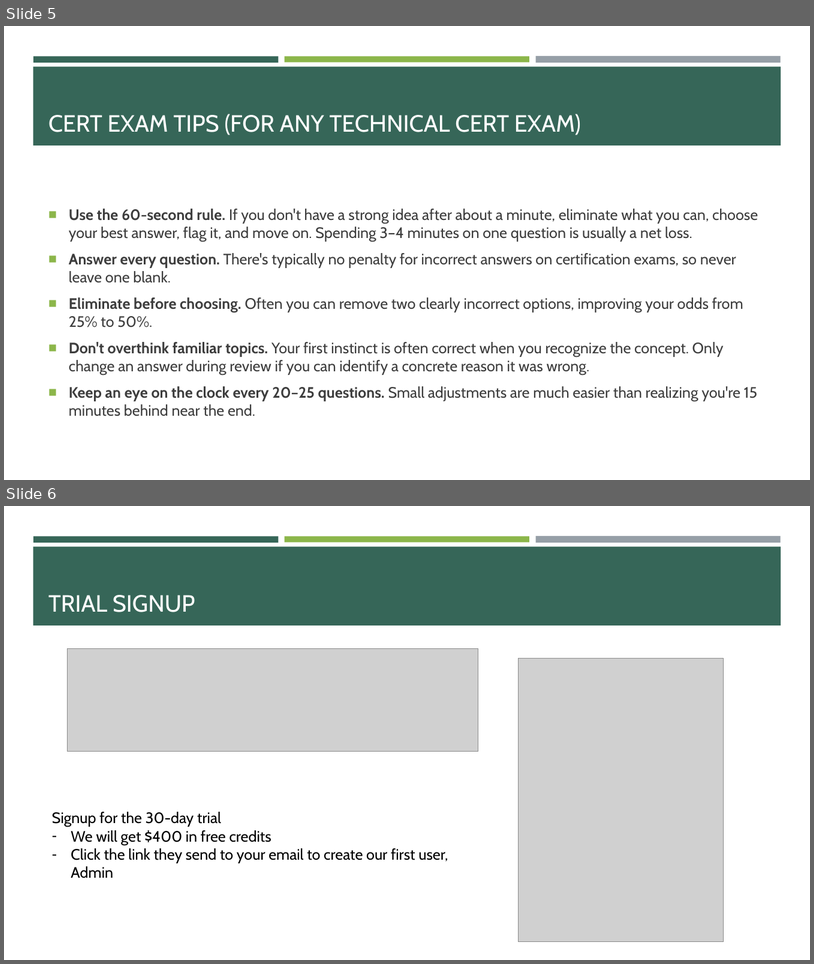
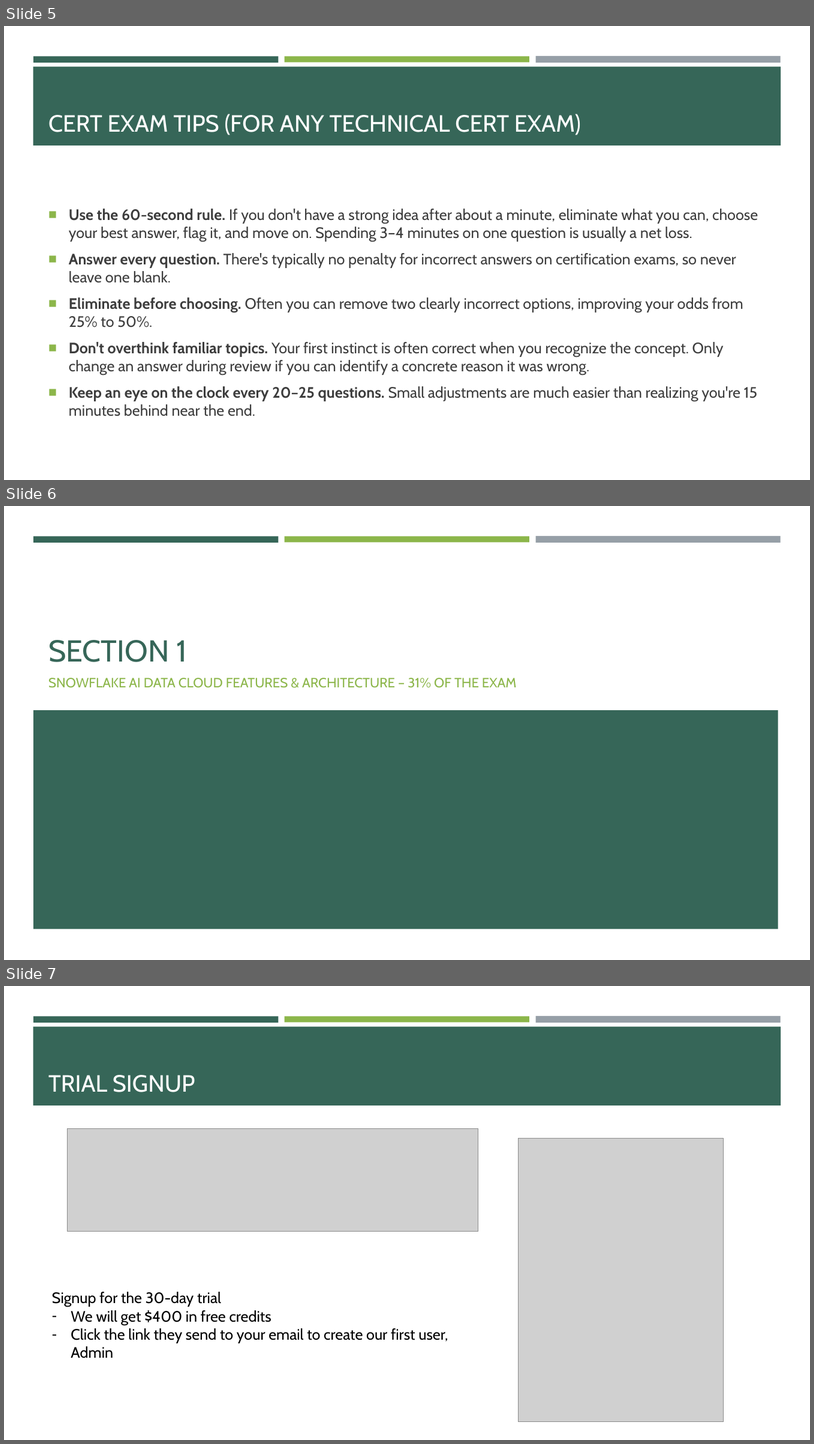
Before and after one commit to e-m-wilson/data_engineering, a slide deck: snowflake/Snowflake.pptx. Shown one above the other, each under a label of ours: slides 5 and 6 before the commit, slides 5, 6 and 7 after it. The pictures are 814x964 and 814x1444 pixels, drawn with LibreOffice and Linux fonts; fonts in the diff are those of the drawing; grey boxes stand for pictures. Boxes give left, top, right and bottom in pixels: in the first picture for what was removed or moved away, otherwise in the second. Text is boxed around its words. In the diff, an @@ line names an element or a change of style, - is before the commit and + after.

```diff
--- a/snowflake/Snowflake.pptx
+++ b/snowflake/Snowflake.pptx
@@ slide 6 added at (4,506,810,960), background #FFFFFF; not listed: 3 template elements that a slide beside it also shows @@
@@ title added at (48,640,187,662), 36 pt, text #366658 @@
+SECTION 1
@@ subtitle added at (48,678,517,688), 16 pt, text #8CB64A @@
+SNOWFLAKE AI DATA CLOUD FEATURES & ARCHITECTURE – 31% OF THE EXAM
@@ rectangle added at (33,710,779,928), fill #366658 @@
@@ what was slide 6 is now slide 7 @@
```
Also in this commit, not shown: 3 slides changed, 29 other slides added, 6 other files.
